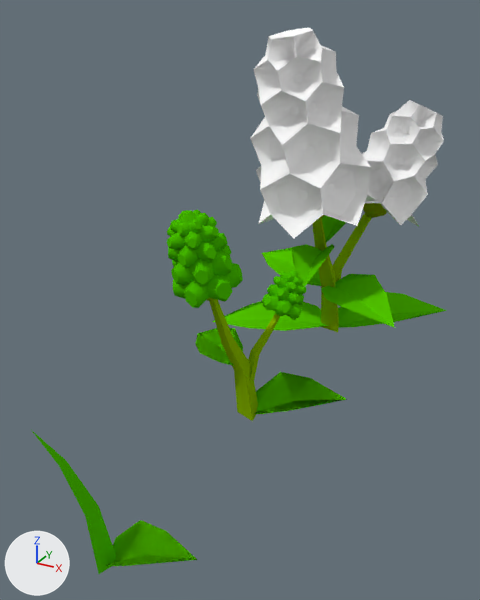
A saved change to the Blender file crops/plants/bricks/new_flowers.blend.
One viewpoint serves both versions: a 50 mm lens placed at (2.35, -4.45, 3.32), pointed at (-0.13, 0.07, 1.06). The axes (+X, +Y, +Z) are drawn at lower left. The lights are the same throughout.
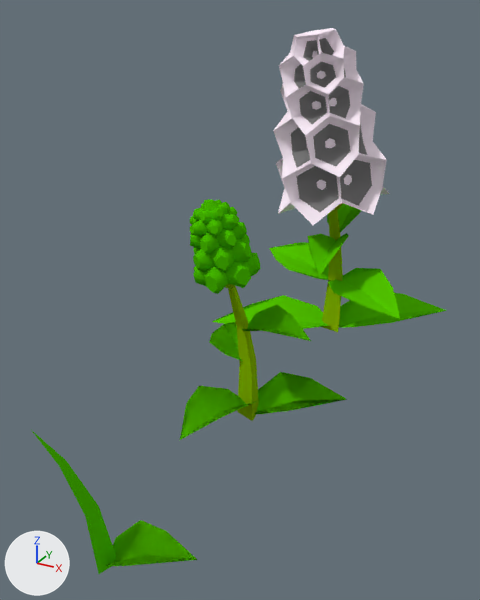
Where the change shows, as pixel boxes (x1, y1, x2, y2) in the pictures (480 x 600 px; the box of a moved part takes in the faces that stretch with it):
'Cylinder', recoloured, moved, turned
    before: (250, 28, 376, 238)
    after: (273, 28, 390, 225)
'Plane.048', reshaped (9% taller)
    before: (212, 215, 447, 331)
    after: (212, 203, 447, 329)
'Cylinder.021', moved, turned
    before: (167, 210, 243, 308)
    after: (190, 199, 261, 294)
'Cylinder.016', deleted
    before: (361, 100, 444, 227)
'Plane.308', reshaped (10% wider, 56% taller)
    before: (195, 328, 347, 414)
    after: (180, 305, 347, 440)
'BezierCurve.006', reshaped (36% narrower, 11% taller)
    before: (209, 299, 258, 421)
    after: (228, 286, 259, 421)
'BezierCurve', reshaped
    before: (313, 218, 339, 332)
    after: (322, 210, 343, 332)
'Cylinder.014', deleted
    before: (262, 270, 306, 320)
'BezierCurve.004', deleted
    before: (332, 213, 371, 281)
'BezierCurve.005', deleted
    before: (246, 313, 280, 397)
part 1 of me_cubeziercurve_007, moved or reshaped
    before: (234, 364, 258, 421)
    after: (237, 360, 259, 421)
part 2 of me_cubeziercurve_007, moved or reshaped
    before: (209, 299, 251, 376)
    after: (228, 286, 256, 371)
part 3 of me_plane_012, added
    after: (242, 305, 311, 341)
part 4 of me_plane_012, added
    after: (180, 386, 255, 440)
part 5 of me_plane_012, moved or reshaped
    before: (195, 328, 243, 366)
    after: (209, 322, 243, 361)
part 6 of me_cubeziercurve, moved or reshaped
    before: (321, 286, 339, 332)
    after: (322, 280, 341, 332)
part 7 of me_cubeziercurve, moved or reshaped
    before: (319, 255, 336, 287)
    after: (328, 247, 343, 281)
part 8 of me_cubeziercurve, moved or reshaped
    before: (313, 218, 327, 251)
    after: (328, 210, 341, 240)
part 9 of me_plane_010, moved or reshaped
    before: (262, 247, 324, 287)
    after: (269, 242, 331, 281)
part 10 of me_plane_010, moved or reshaped
    before: (321, 274, 395, 328)
    after: (328, 268, 401, 320)
part 11 of me_plane_010, moved or reshaped
    before: (292, 244, 335, 287)
    after: (308, 233, 349, 276)
part 12 of me_plane_010, moved or reshaped
    before: (322, 215, 347, 244)
    after: (327, 203, 362, 232)
part 13 of me_flower_bundle, recoloured
    before: (269, 39, 350, 177)
    after: (291, 38, 367, 167)
part 14 of me_flower_bundle, recoloured
    before: (276, 168, 356, 224)
    after: (296, 160, 372, 212)

What changed in the scene script:
```text
Change mat_blank:
    mat_blank.base_color: (1.0, 1.0, 1.0) -> (1.0, 0.877, 0.978)  # white #ffffff -> white #fff1fd
Add mat_cadd:
    mat_cadd = diffuse_material('cadd')
    mat_cadd.base_color = (0.2, 0.2, 0.2)  # grey #7c7c7c
Change me_cubeziercurve_007:
    where me_cubeziercurve_007.from_pydata(...)  # 12 vertices, 9 faces; spans x -0.189..0.075, y -0.399..0.109, z 0.0..1.303
    me_cubeziercurve_007 part 1: all 3 vertices in x -0.109..0.035, y -0.14..0.004, z 0.469..0.511 are moved by (0.0, 0.1, 0.0)
    me_cubeziercurve_007 part 2: all 3 vertices in x -0.139..-0.041, y -0.277..-0.18, z 0.789..0.826 are moved by (0.006, 0.244, 0.052)
Change me_plane_012:
    remove me_plane_012.from_pydata(...)  # 40 vertices, 32 faces; spans x -0.62..0.728, y -0.245..0.499, z 0.0..0.769
    add me_plane_012.from_pydata(...)  # 80 vertices, 64 faces; spans x -0.509..0.728, y -0.868..0.499, z 0.0..1.034
    me_plane_012 part 3: the loose piece of 10 vertices spanning x -0.62..-0.032, y -0.245..0.144, z 0.516..0.769 is copied, and the copy is multiplied about its middle by the matrix ((-0.914, 0.406, -0.002), (-0.352, -0.794, -0.496), (-0.203, -0.453, 0.868)), then moved by (0.539, 0.068, 0.301); it spans x -0.075..0.56, y -0.199..0.182, z 0.796..1.034
    me_plane_012 part 4: the loose piece of 10 vertices spanning x -0.03..0.728, y -0.109..0.499, z 0.0..0.262 is copied, and the copy is turned -135 degrees about the z axis through its middle, then moved by (-0.458, -0.58, 0.11); it spans x -0.359..0.206, y -0.868..0.0, z 0.11..0.372
    me_plane_012 part 5: 20 vertices moved from x -0.62..-0.032, y -0.245..0.144, z 0.516..0.769 to x -0.509..-0.036, y -0.077..0.426, z 0.516..0.769
Change me_cubeziercurve:
    where me_cubeziercurve.from_pydata(...)  # 12 vertices, 9 faces; spans x -0.17..0.1, y -0.45..0.13, z 0.0..1.58
    me_cubeziercurve part 6: all 3 vertices in x -0.11..0.07, y -0.17..0.0, z 0.54..0.58 are moved by (0.0, 0.2, 0.0)
    me_cubeziercurve part 7: all 3 vertices in x -0.13..0.0, y -0.34..-0.22, z 0.99..1.03 are moved by (0.0, 0.4, 0.0)
    me_cubeziercurve part 8: all 3 vertices in x -0.17..-0.08, y -0.45..-0.36, z 1.57..1.58 are moved by (0.0, 0.45, 0.0)
Change me_plane_010:
    where me_plane_010.from_pydata(...)  # 78 vertices, 48 faces; spans x -1.22..1.07, y -1.06..0.86, z 0.0..1.33
    me_plane_010 part 9: the loose piece of 13 vertices spanning x -1.05..-0.01, y -0.29..0.3, z 0.52..0.81 is moved by (0.0, 0.2, 0.0)
    me_plane_010 part 10: the loose piece of 13 vertices spanning x -0.03..0.88, y -0.72..-0.06, z 0.51..0.79 is moved by (0.0, 0.2, 0.0)
    me_plane_010 part 11: the loose piece of 13 vertices spanning x -0.25..0.19, y -1.06..-0.29, z 0.88..1.18 is moved by (0.0, 0.4, 0.0)
    me_plane_010 part 12: the loose piece of 13 vertices spanning x -0.28..0.15, y -0.3..0.43, z 1.05..1.33 is moved by (0.0, 0.4, 0.0)
Change me_flower_bundle:
    where me_flower_bundle.from_pydata(...)  # 451 vertices, 452 faces; spans x -0.6..0.6, y -0.6..0.6, z -0.4..1.4
    used by ob_cylinder; location = (-0.141, 1.563, 1.739); rotation_euler = (0.168, -0.131, 0.0102), in degrees (9.6, -7.5, 0.6)
    me_flower_bundle part 13: 144 of the faces centred in x -0.3..0.3, y -0.29..0.29, z 0.3..1.33 switch from mat_blank (white #ffffff) to mat_cadd (grey #7c7c7c)
    me_flower_bundle part 14: 36 of the faces centred in x -0.35..0.35, y -0.33..0.33, z -0.12..0.1 switch from mat_blank (white #ffffff) to mat_cadd (grey #7c7c7c)
Remove ob_beziercurve_005:
    ob_beziercurve_005 = bpy.data.objects.new('BezierCurve.005', me_cubeziercurve_006)
Remove ob_cylinder_014:
    ob_cylinder_014 = bpy.data.objects.new('Cylinder.014', me_flower_bundle_003)
Change ob_cylinder_021:
    ob_cylinder_021.location: (-0.17, -0.393, 1.387) -> (-0.17, -0.093, 1.387)
    ob_cylinder_021.rotation_euler: (0.236, -0.143, 0.0095) -> (0.194, -0.151, 0.00332)  # degrees (14, -8.2, 0.5) -> degrees (11, -8.7, 0.2)
Remove ob_beziercurve_004:
    ob_beziercurve_004 = bpy.data.objects.new('BezierCurve.004', me_cubeziercurve_005)
Remove ob_cylinder_016:
    ob_cylinder_016 = bpy.data.objects.new('Cylinder.016', me_flower_bundle_001)
Change ob_cylinder:
    ob_cylinder.location: (-0.141, 1.563, 1.739) -> (-0.136, 2.022, 1.721)
    ob_cylinder.rotation_euler: (0.168, -0.131, 0.0102) -> (0.118, -0.128, 0.0209)  # degrees (9.6, -7.5, 0.6) -> degrees (6.8, -7.3, 1.2)
```
